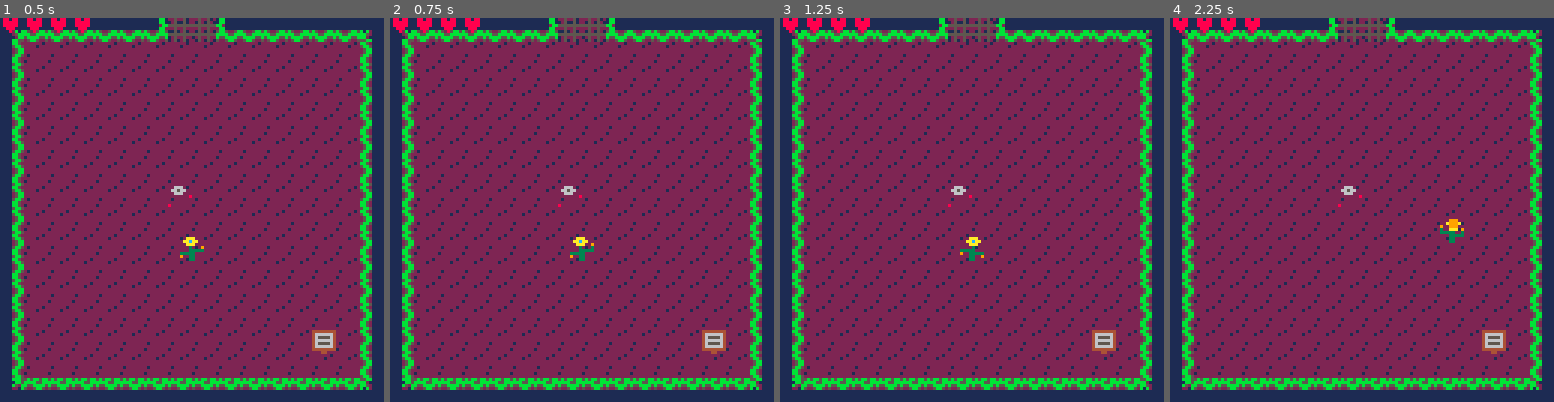
Above: before the commit, frames 1-4 (left to right).
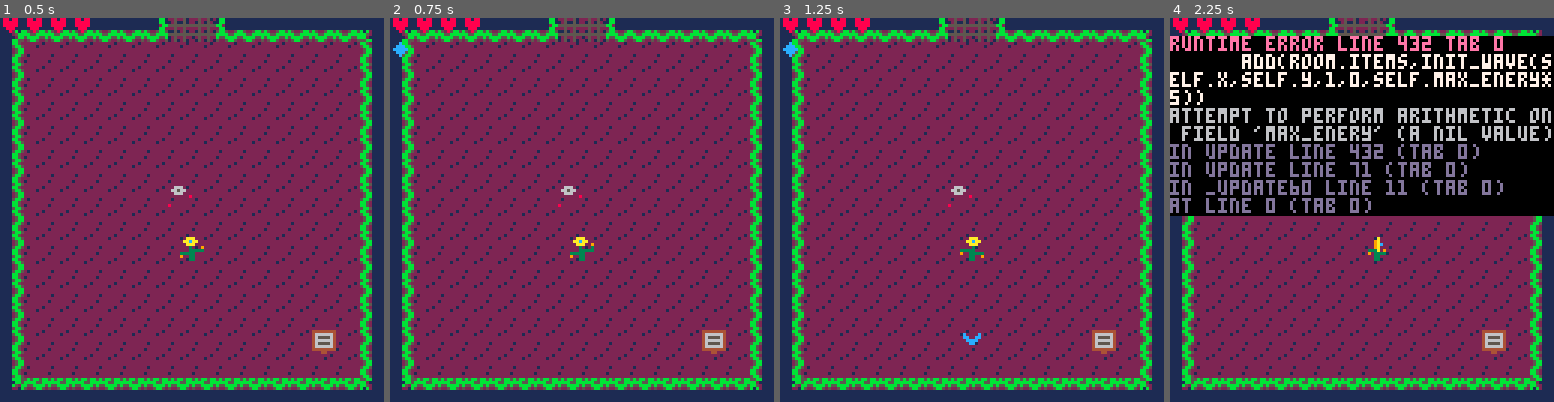
Above: after the commit, the same moments.

Repository: acwright/PICO-8
Game: PICO-8 cartridge ldjam/ldjam.p8
Two runs of this game, one before a commit and one after it. Both use one fixed random seed, a clock stepped at 60 frames per second and the inputs below.
Inputs:
- Up to frame 1 (0.5 s): tap X (X key) at 0.33 s
- Up to frame 2 (0.75 s): tap O (Z key) at 0.7 s
- Up to frame 3 (1.25 s): tap X (X key) at 1.07 s
- Up to frame 4 (2.25 s): hold Right 1.6-2.1 s; tap O (Z key) at 1.7, 2.1 s; tap X (X key) at 1.85 s; hold Up from 2.15 s (still down)

Frame 1 is identical in both runs. In frame 2, less than 0.1% of the frame differs, in the area x 0-5%, y 6-11%; in frame 3, 0.2%; in frame 4, 47%, in the area x 0-100%, y 4-64%.
Error after the commit: runtime error line 432 tab 0; add(room.items,init_wave(self.x,self.y,1,0,self.max_enery*5)); attempt to perform arithmetic on field 'max_enery' (a nil value)

Commit message:
destructable objects

Diff:
--- a/ldjam/ldjam.p8
+++ b/ldjam/ldjam.p8
@@ -232,12 +232,11 @@
 		sprite=24,
 		sprite_frame=0,
 		sprite_timer=timer,
-		level=1,
 		health=4,
 		max_health=4,
 		health_lock=0,
 		energy=0,
-		max_energy=0,
+		max_energy=4,
 		rest=0,
 		rest_period=20,
 		locked=false,
@@ -352,7 +351,6 @@
 				local pickup=hit(self,4)
 				if pickup then
 					if (pickup.powerup) then
-						self.level+=1
 						self.energy+=1
 						self.max_energy+=1
 						music(-1)
@@ -433,11 +431,11 @@
 				--actions
 				--secondary
 				if btnp(4) then
-					if self.level>2 and self.energy>=3 then
-						add(room.items,init_wave(self.x,self.y,1,0,self.level*5))
-						add(room.items,init_wave(self.x,self.y,-1,0,self.level*5))
-						add(room.items,init_wave(self.x,self.y,0,1,self.level*5))
-						add(room.items,init_wave(self.x,self.y,0,-1,self.level*5))
+					if self.energy>=3 then
+						add(room.items,init_wave(self.x,self.y,1,0,self.max_enery*5))
+						add(room.items,init_wave(self.x,self.y,-1,0,self.max_enery*5))
+						add(room.items,init_wave(self.x,self.y,0,1,self.max_enery*5))
+						add(room.items,init_wave(self.x,self.y,0,-1,self.max_enery*5))
 						self.energy-=3
 					end
 				end
@@ -456,7 +454,7 @@
 						v_x=1
 					end
 
-					local wave=init_wave(self.x,self.y,v_x,v_y,self.level*5)
+					local wave=init_wave(self.x,self.y,v_x,v_y,self.max_energy*5)
 					add(room.items,wave)
 					self.energy-=1
 
@@ -510,15 +508,15 @@
 	}
 end
 
-function init_item(x,y,sprite)
+function init_item(x,y,sprite,destructable)
 	return {
 		x=x*8,
 		y=y*8,
 		w=8,
 		h=8,
+		destructable=destructable,
 		sprite=sprite,
 		update=function(self)
-
 		end,
 		draw=function(self)
 			spr(self.sprite,self.x,self.y)
@@ -693,6 +691,9 @@
 				del(room.items,self)
 			end
 			self.life-=1
+
+			local hit=hit(self,1)
+			if (hit and hit.destructable) del(room.items,hit) del(room.items,self)
 		end,
 		draw=function(self)
 			spr(self.sprite,self.x,self.y,1,1,self.flip_x,self.flip_y)
